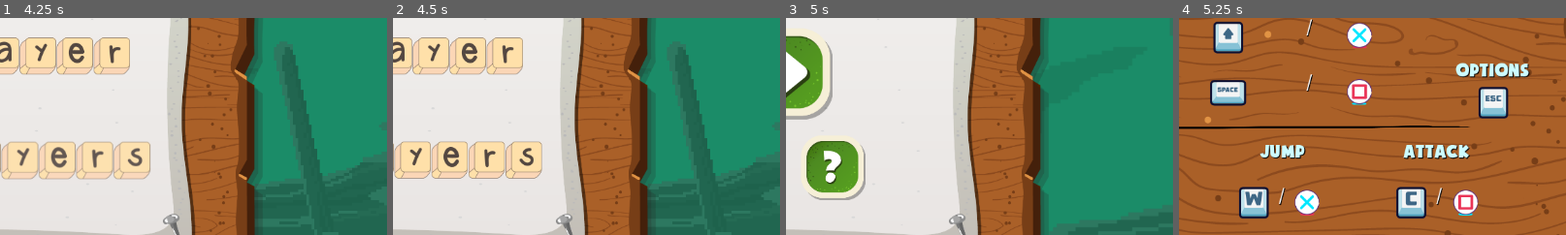
Above: before the commit, frames 1-4 (left to right).
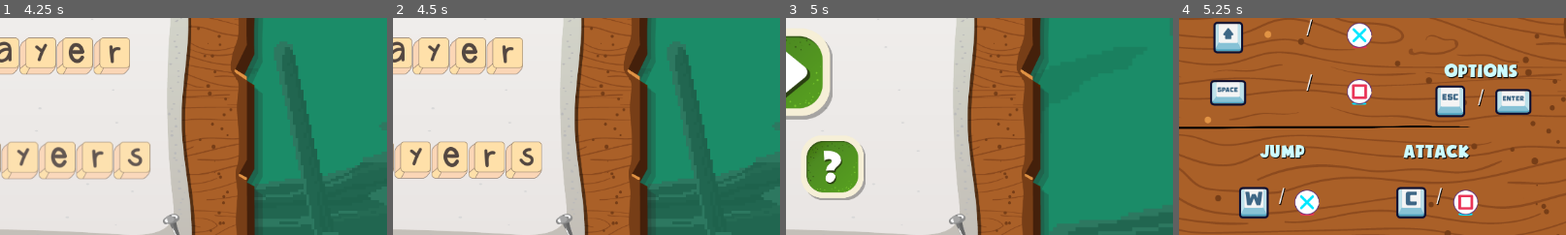
Above: after the commit, the same moments.

Repository: peogway/slime_adventure
Game: Godot game, scene res://Scenes/MainMenu.tscn
The game is run twice, just before and just after one commit, with the same random seed, the same clock (stepped at 60 frames per second) and the same inputs. Sound files missing from this copy of the repository are replaced by a short silence.
Inputs (mouse positions are % of the whole screen's width and height, from its top left):
- Up to frame 1 (4.25 s): tap Enter (options) at 0.5, 2.75 s; move the mouse to (50, 38) at 0.52 s; hold D (right_single) 0.53-2.03 s; tap Space (attack_single) at 0.6, 1.25, 2.1, 3.5, 3.6 s; click (50, 38) at 0.67 s; tap W (jump_single) at 0.77, 1.52, 3.02, 3.77 s; move the mouse to (45, 60) at 1.27 s; click (45, 60) at 1.35 s; move the mouse to (21, 14) at 2.02 s; hold A (left_single) 2.03-2.78 s; click (21, 14) at 2.17 s; move the mouse to (51, 35) at 2.77 s; hold D (right_single) from 2.78 s (still down); click (51, 35) at 2.85 s; move the mouse to (50, 59) at 3.52 s; click (50, 59) at 3.67 s
- Up to frame 2 (4.5 s): tap Enter (options) at 4.25 s; move the mouse to (20, 35) at 4.27 s; release D (right_single) at 4.28 s; hold A (left_single) from 4.28 s (still down); click (20, 35) at 4.35 s
- Up to frame 3 (5 s): keep holding A (left_single); tap W (jump_single) at 4.52 s
- Up to frame 4 (5.25 s): tap Space (attack_single) at 5, 5.1 s; move the mouse to (56, 60) at 5.02 s; release A (left_single) at 5.03 s; hold D (right_single) from 5.03 s (still down); click (56, 60) at 5.17 s
The pictures show only the part of the screen within x 50-100%, y 26-76%; the shares and areas given below are measured in that part.

Frames 1-3 are identical in both runs. In frame 4, 4.1% of the frame differs, in the area x 66-92%, y 20-47%.
Error in both runs: Cannot call method 'change_scene_to_file' on a null value. (res://Scripts/player_mode_select.gd:27)

Commit message:
enter button for instruction options

Diff:
--- a/Scenes/HowToPlay.tscn
+++ b/Scenes/HowToPlay.tscn
@@ -25,6 +25,7 @@
 [ext_resource type="Texture2D" uid="uid://c2b5oekuvioru" path="res://Assets/Player/Red_Slime/Animation/Idle.png" id="20_2bqsr"]
 [ext_resource type="Texture2D" uid="uid://ba5xsd52tqt41" path="res://Assets/keys_instruction/line.png" id="21_2bqsr"]
 [ext_resource type="AudioStream" uid="uid://cnacqddmh1ans" path="res://Assets/Sounds/others/mouse-click.mp3" id="23_hg86a"]
+[ext_resource type="Texture2D" uid="uid://ci7ia1wpufe06" path="res://Assets/keys_instruction/enter.png" id="26_twhdt"]
 
 [sub_resource type="RectangleShape2D" id="RectangleShape2D_hg86a"]
 size = Vector2(1236, 941)
@@ -600,10 +601,10 @@
 [node name="Options" type="Label" parent="."]
 z_index = 25
 layout_mode = 0
-offset_left = 412.0
-offset_top = -91.0
-offset_right = 542.0
-offset_bottom = -20.0
+offset_left = 395.0
+offset_top = -90.0
+offset_right = 525.0
+offset_bottom = -19.0
 theme_override_colors/font_color = Color(0.80284, 0.989162, 1, 1)
 theme_override_colors/font_shadow_color = Color(0, 0, 0, 1)
 theme_override_constants/shadow_offset_x = 1
@@ -614,7 +615,7 @@
 
 [node name="Escape-sign" type="Sprite2D" parent="."]
 z_index = 25
-position = Vector2(468, -29)
+position = Vector2(404, -31)
 texture = ExtResource("6_l4nhs")
 
 [node name="1p" type="Node2D" parent="."]
@@ -805,6 +806,25 @@
 stream = ExtResource("23_hg86a")
 bus = &"Sound"
 
+[node name="Slash" type="Label" parent="."]
+z_index = 25
+offset_left = 443.0
+offset_top = -52.0
+offset_right = 507.0
+offset_bottom = 23.0
+theme_override_colors/font_color = Color(1, 1, 1, 1)
+theme_override_colors/font_shadow_color = Color(0, 0, 0, 1)
+theme_override_constants/shadow_offset_x = 1
+theme_override_constants/shadow_offset_y = 1
+theme_override_fonts/font = ExtResource("5_1l8uj")
+theme_override_font_sizes/font_size = 28
+text = "/"
+
+[node name="Enter" type="Sprite2D" parent="."]
+z_index = 25
+position = Vector2(497, -30)
+texture = ExtResource("26_twhdt")
+
 [connection signal="mouse_entered" from="TextureButton" to="." method="_on_texture_button_mouse_entered"]
 [connection signal="mouse_exited" from="TextureButton" to="." method="_on_texture_button_mouse_exited"]
 [connection signal="pressed" from="TextureButton" to="." method="_on_close_click"]
Binary file added: Assets/keys_instruction/enter.png
Not shown, added: Assets/keys_instruction/enter.png.import
Not shown: 1 places in Scenes/HowToPlay.tscn that only renumber resources
